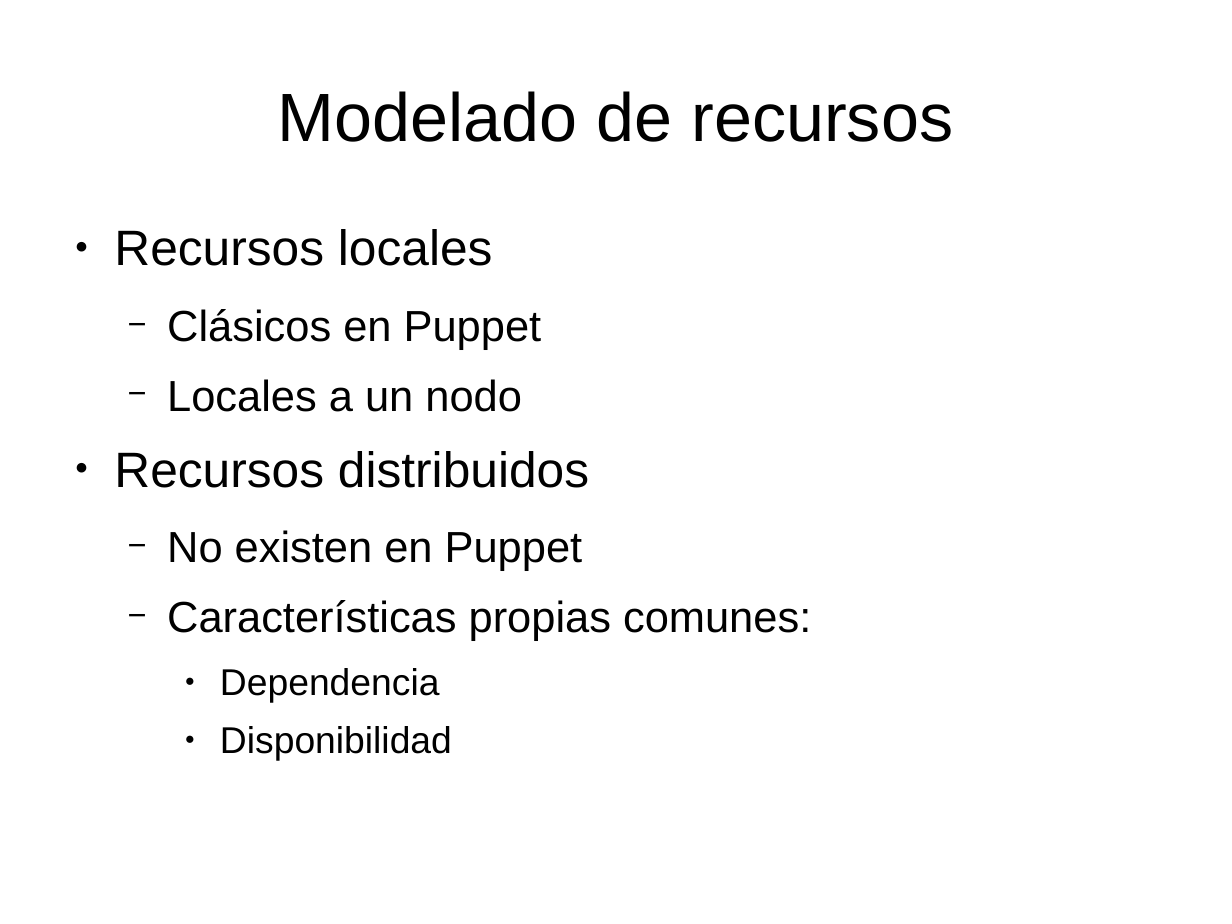
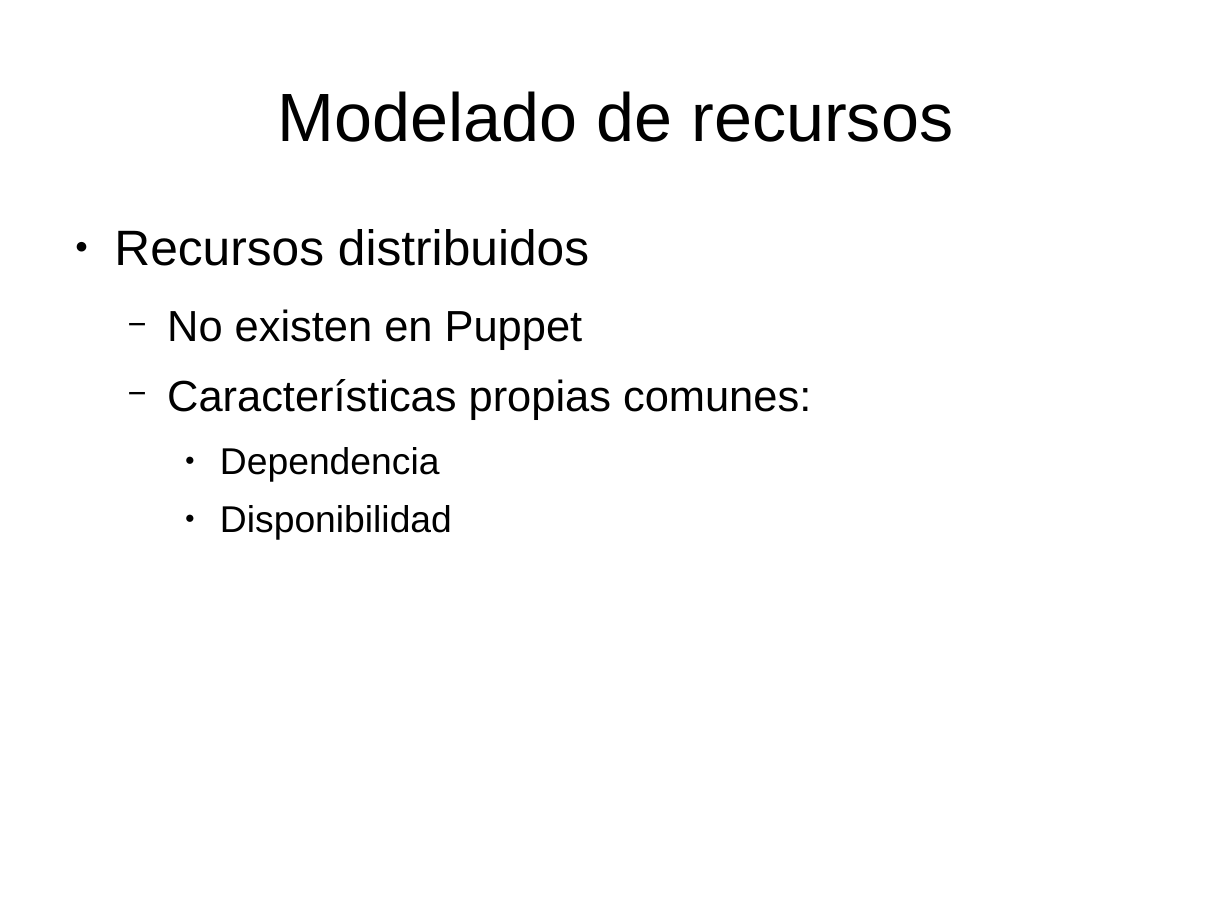
Before and after one commit to dcere/pfc, a slide deck: slide 10 of adm/presentacion/presentacion.odp (slide 7 before the commit). Drawn at 1232x924 pixels with LibreOffice and Linux fonts; fonts in the diff are those of the drawing. Boxes give left, top, right and bottom in pixels: in the first picture for what was removed or moved away, otherwise in the second. Text is boxed around its words. In the diff, an @@ line names an element or a change of style, - is before the commit and + after.

```diff
--- a/adm/presentacion/presentacion.odp
+++ b/adm/presentacion/presentacion.odp
@@ text at <box>114,229,542,412</box>: paragraphs removed @@
-● Recursos locales
-  − Clásicos en Puppet
-  − Locales a un nodo
```
Also in this commit, not shown: 3 slides added, 1 other file.
